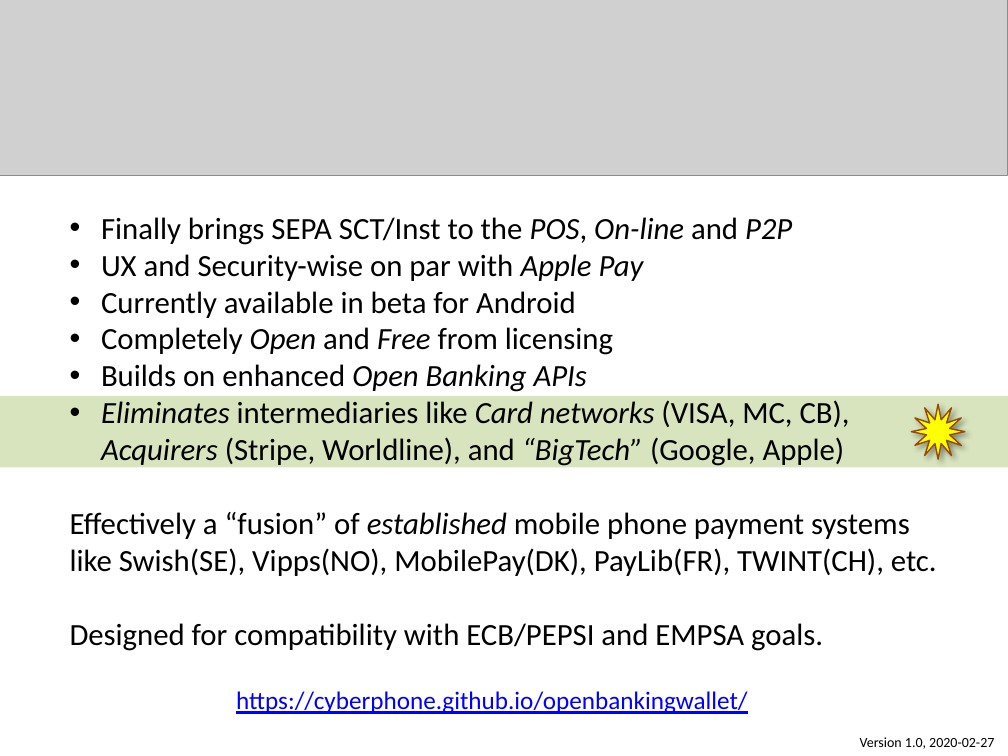
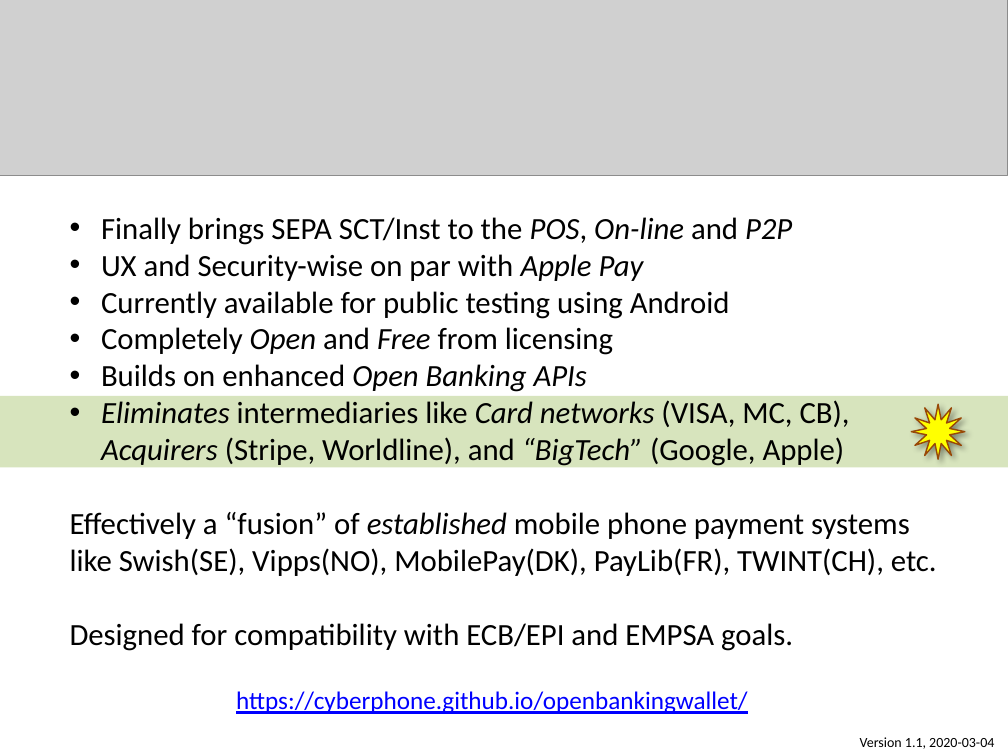
Before and after one commit to cyberphone/openbankingwallet, a slide deck: slide 1 of open-banking-wallet.pptx. Drawn at 1008x756 pixels with LibreOffice and Linux fonts; fonts in the diff are those of the drawing; grey boxes stand for pictures; background and template pictures are left out. Boxes give left, top, right and bottom in pixels: in the first picture for what was removed or moved away, otherwise in the second. Text is boxed around its words. In the diff, an @@ line names an element or a change of style, - is before the commit and + after.

```diff
--- a/open-banking-wallet.pptx
+++ b/open-banking-wallet.pptx
@@ text at [101, 291, 730, 319]: text changed @@
-• Currently available in beta for Android
+• Currently available for public testing using Android
@@ text at [70, 623, 793, 651]: text changed @@
-Designed for compatibility with ECB/PEPSI and EMPSA goals.
+Designed for compatibility with ECB/EPI and EMPSA goals.
@@ text at [860, 737, 994, 749]: text changed @@
-Version 1.0, 2020-02-27
+Version 1.1, 2020-03-04
```
Also in this commit, not shown: 1 other slide changed, 1 other file.
